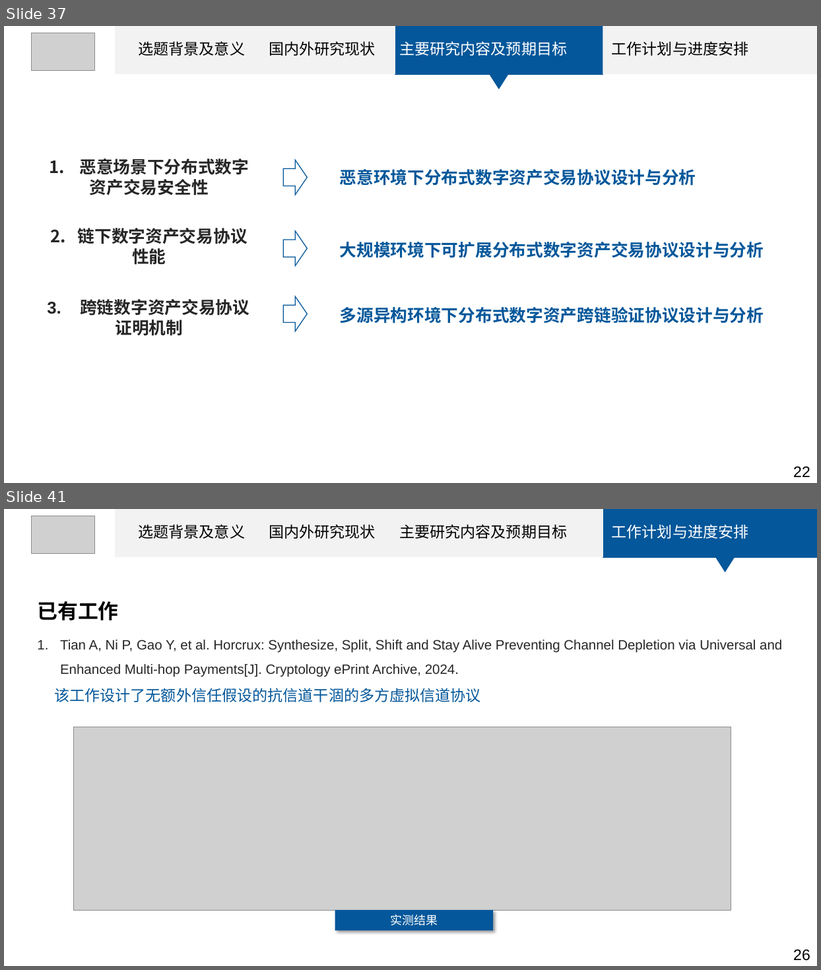
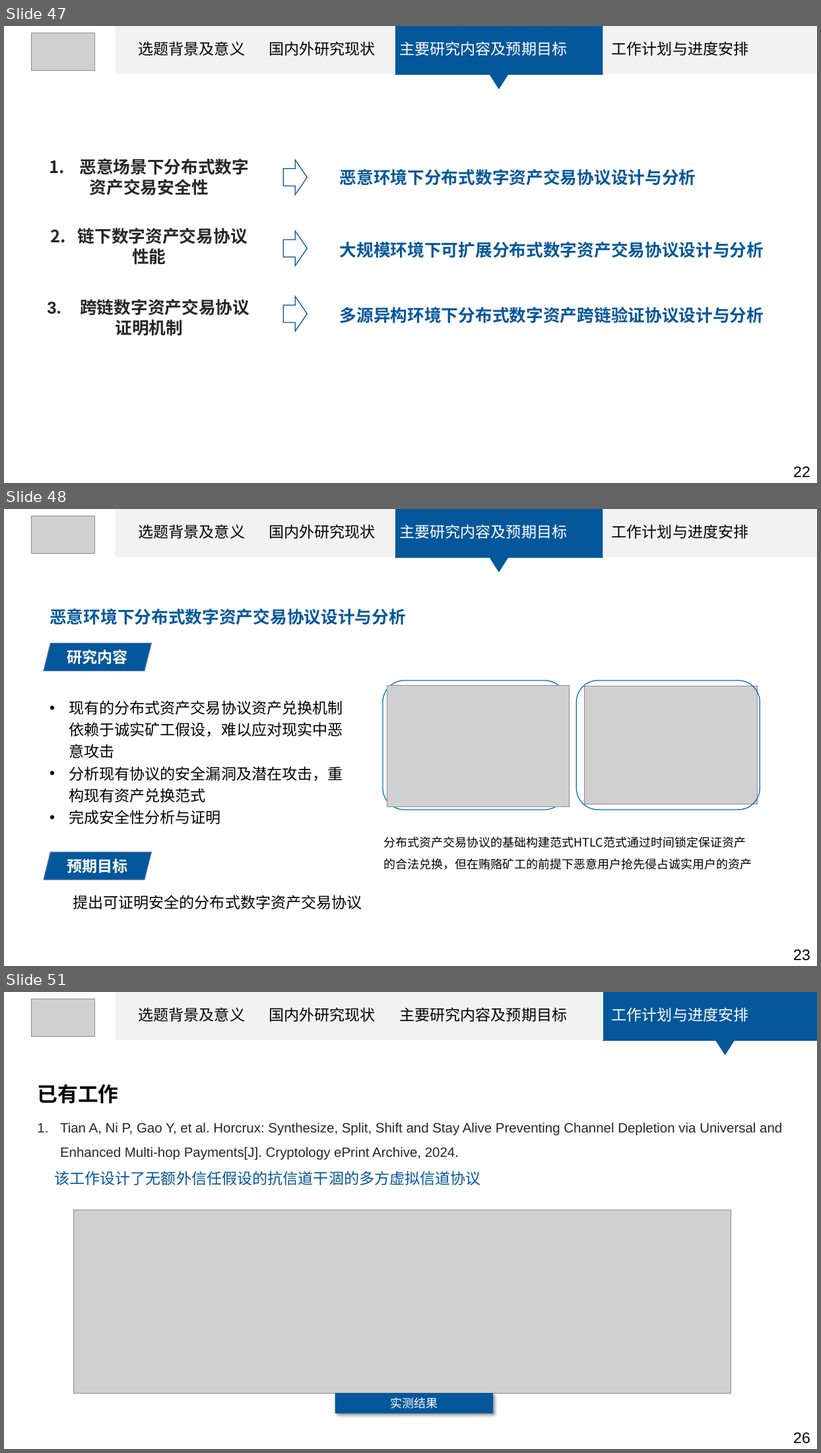
Before and after one commit to tiaxiaoer/Graduate-Paper, a slide deck: Graduate-Paper/Proposal/开题答辩ppt-袁伟奇.pptx. Shown one above the other, each under a label of ours: slides 37 and 41 before the commit, slides 47, 48 and 51 after it; the slides between them are not shown. The pictures are 821x970 and 821x1453 pixels, drawn with LibreOffice and Linux fonts; fonts in the diff are those of the drawing; grey boxes stand for pictures. Boxes give left, top, right and bottom in pixels: in the first picture for what was removed or moved away, otherwise in the second. Text is boxed around its words. In the diff, an @@ line names an element or a change of style, - is before the commit and + after.

```diff
--- a/Graduate-Paper/Proposal/开题答辩ppt-袁伟奇.pptx
+++ b/Graduate-Paper/Proposal/开题答辩ppt-袁伟奇.pptx
@@ slide 48 added at (4, 509, 817, 966), background #FFFFFF @@
@@ picture added at (32, 516, 95, 553) @@
@@ rectangle added at (115, 509, 262, 557), fill #F2F2F2, outline #F2F2F2 1 pt @@
@@ text added at (138, 524, 749, 539), 18 pt, text #000000 @@
+选题背景及意义 国内外研究现状 主要研究内容及预期目标 工作计划与进度安排
@@ rectangle added at (262, 509, 395, 557), fill #F2F2F2, outline #F2F2F2 1 pt @@
@@ rectangle added at (395, 509, 603, 557), fill #04579A, outline #04579A 1 pt @@
@@ rectangle added at (603, 509, 817, 557), fill #F2F2F2 @@
@@ triangle added at (490, 557, 509, 572), fill #04579A @@
@@ text added at (50, 609, 406, 625), 20 pt, text #04579A, bold @@
+恶意环境下分布式数字资产交易协议设计与分析
@@ parallelogram added at (44, 643, 152, 671), fill #04579A, outline #476FAA 1 pt, 18 pt, text #FFFFFF, bold @@
+研究内容
@@ rounded rectangle added at (383, 681, 566, 810), outline #0070C0 1 pt @@
@@ picture added at (387, 685, 570, 807) @@
@@ rounded rectangle added at (577, 681, 760, 810), outline #0070C0 1 pt @@
@@ picture added at (585, 687, 757, 805) @@
@@ text added at (69, 700, 343, 824), 18 pt, text #000000 @@
+• 现有的分布式资产交易协议资产兑换机制依赖于诚实矿工假设，难以应对现实中恶意攻击
+• 分析现有协议的安全漏洞及潜在攻击，重构现有资产兑换范式
+• 完成安全性分析与证明
@@ text added at (384, 836, 752, 870), 14 pt, text #000000 @@
+分布式资产交易协议的基础构建范式HTLC范式通过时间锁定保证资产的合法兑换，但在贿赂矿工的前提下恶意用户抢先侵占诚实用户的资产
@@ parallelogram added at (44, 852, 152, 880), fill #04579A, outline #476FAA 1 pt, 18 pt, text #FFFFFF, bold @@
+预期目标
@@ text added at (73, 895, 362, 910), 18 pt, text #000000 @@
+提出可证明安全的分布式数字资产交易协议
@@ text added at (793, 950, 811, 961), 18 pt, text #000000 @@
+23
@@ what was slide 37 is now slide 47 @@
@@ what was slide 41 is now slide 51 @@
```
Also in this commit, not shown: 3 slides changed, 9 other slides added, 47 other files.
